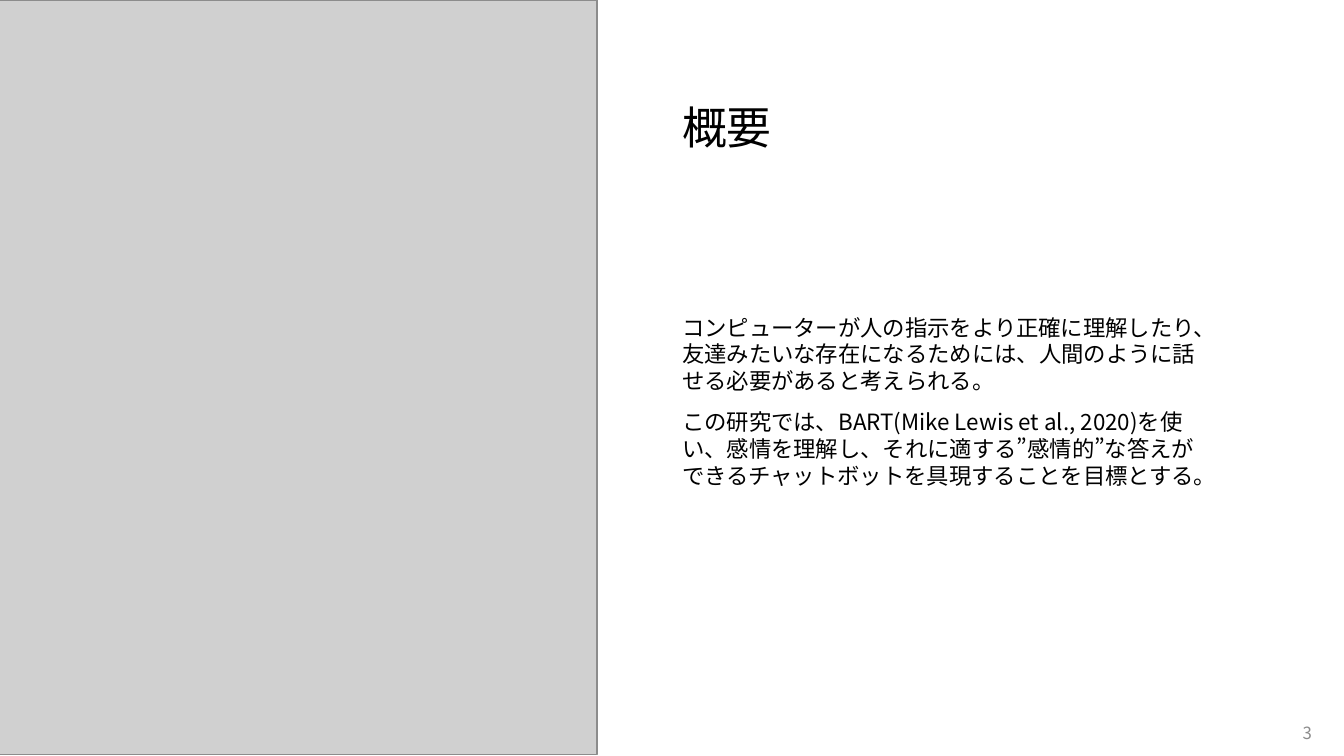
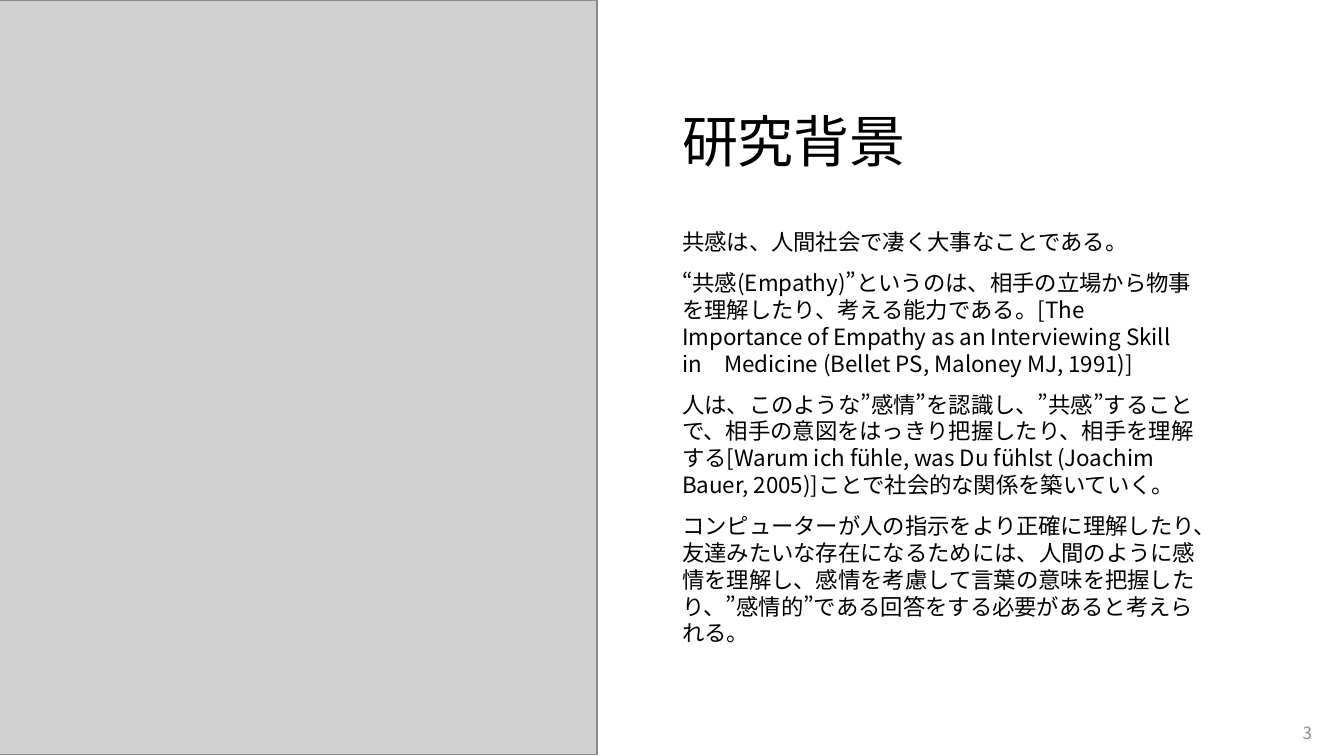
Before and after one commit to Sion1225/Study-Deeplearning-NLP, a slide deck: slide 3 of Presentation/感情認識に基づく対話システム.pptx. Drawn at 1344x756 pixels with LibreOffice and Linux fonts; fonts in the diff are those of the drawing; grey boxes stand for pictures. Boxes give left, top, right and bottom in pixels: in the first picture for what was removed or moved away, otherwise in the second. Text is boxed around its words. In the diff, an @@ line names an element or a change of style, - is before the commit and + after.

```diff
--- a/Presentation/感情認識に基づく対話システム.pptx
+++ b/Presentation/感情認識に基づく対話システム.pptx
@@ title at [682, 115, 906, 167]: text changed; size 32 to 40 pt @@
-概要
+研究背景
@@ text at [682, 231, 1216, 643]: text changed @@
-コンピューターが人の指示をより正確に理解したり、友達みたいな存在になるためには、人間のように話せる必要があると考えられる。
-この研究では、BART(Mike Lewis et al., 2020)を使い、感情を理解し、それに適する”感情的”な答えができるチャットボットを具現することを目標とする。
+共感は、人間社会で凄く大事なことである。
+“共感(Empathy)”というのは、相手の立場から物事を理解したり、考える能力である。[The Importance of Empathy as an Interviewing Skill in Medicine (Bellet PS, Maloney MJ, 1991)]
+人は、このような”感情”を認識し、”共感”することで、相手の意図をはっきり把握したり、相手を理解する[Warum ich fühle, was Du fühlst (Joachim Bauer, 2005)]ことで社会的な関係を築いていく。
+コンピューターが人の指示をより正確に理解したり、友達みたいな存在になるためには、人間のように感情を理解し、感情を考慮して言葉の意味を把握したり、”感情的”である回答をする必要があると考えられる。
```
Also in this commit, not shown: 4 other slides changed, 3 slides added, 2 slides removed.
